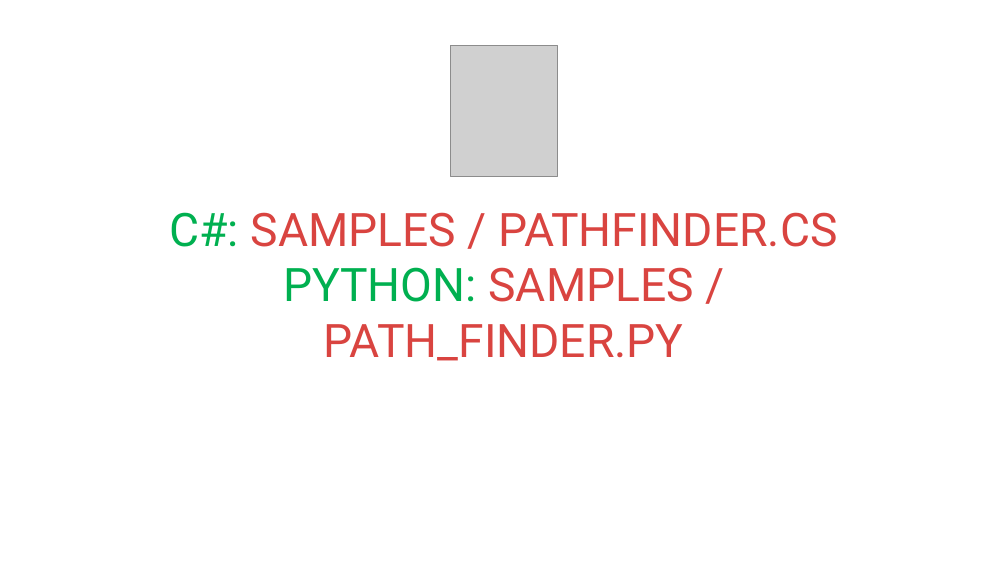
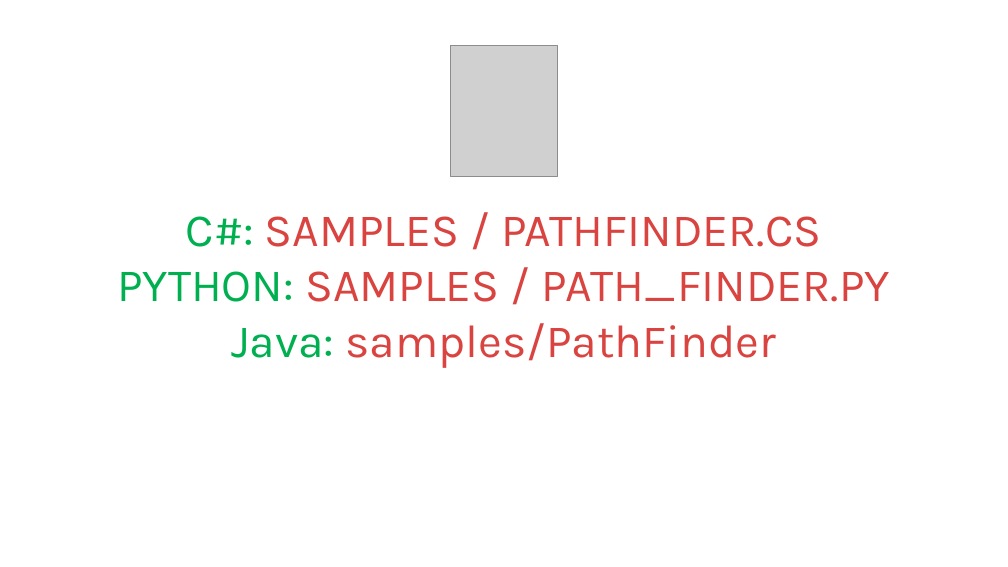
Before and after one commit to kontur-courses/clean-code, a slide deck: slide 46 of clean-code.pptx (slide 44 before the commit). Drawn at 1008x567 pixels with LibreOffice and Linux fonts; fonts in the diff are those of the drawing; grey boxes stand for pictures. Boxes give left, top, right and bottom in pixels: in the first picture for what was removed or moved away, otherwise in the second. Text is boxed around its words. In the diff, an @@ line names an element or a change of style, - is before the commit and + after.

```diff
--- a/clean-code.pptx
+++ b/clean-code.pptx
@@ title at (117,216,890,302): font Roboto to Karla in "C#: SAMPLES / PATHFINDER.CS PYTHON: SAMPLES / ..." @@
@@ title at (231,323,776,368): paragraph added @@
+Java: samples/PathFinder
```
Also in this commit, not shown: 75 other slides changed, 7 slides added, 3 other files.
